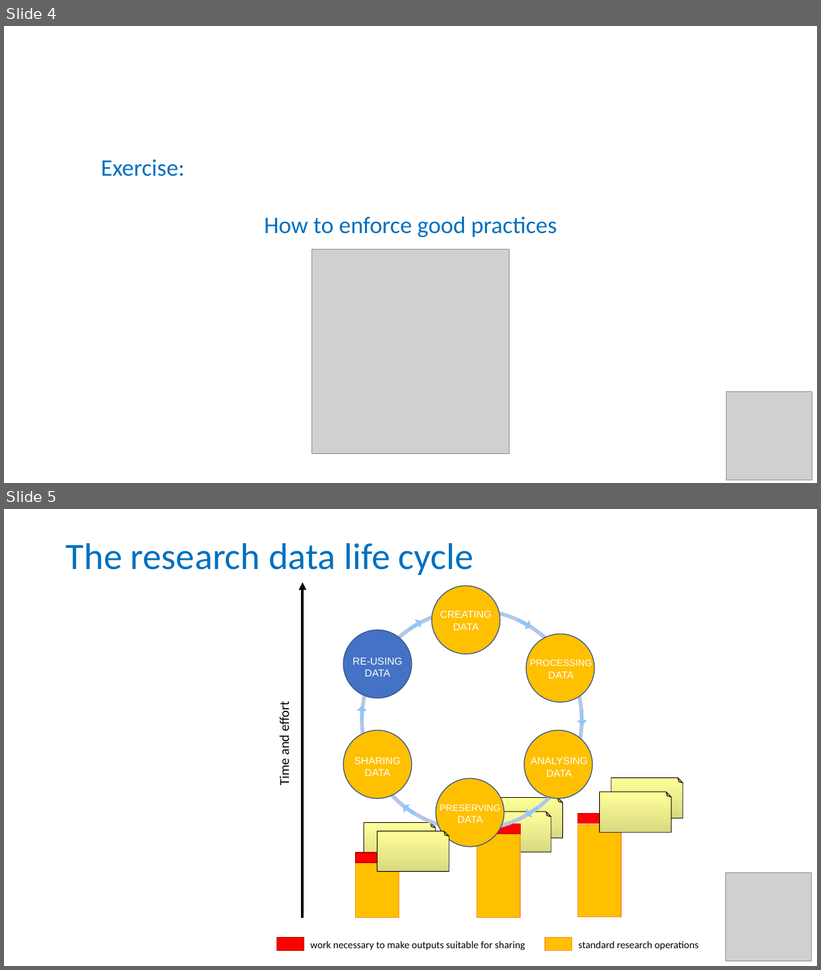
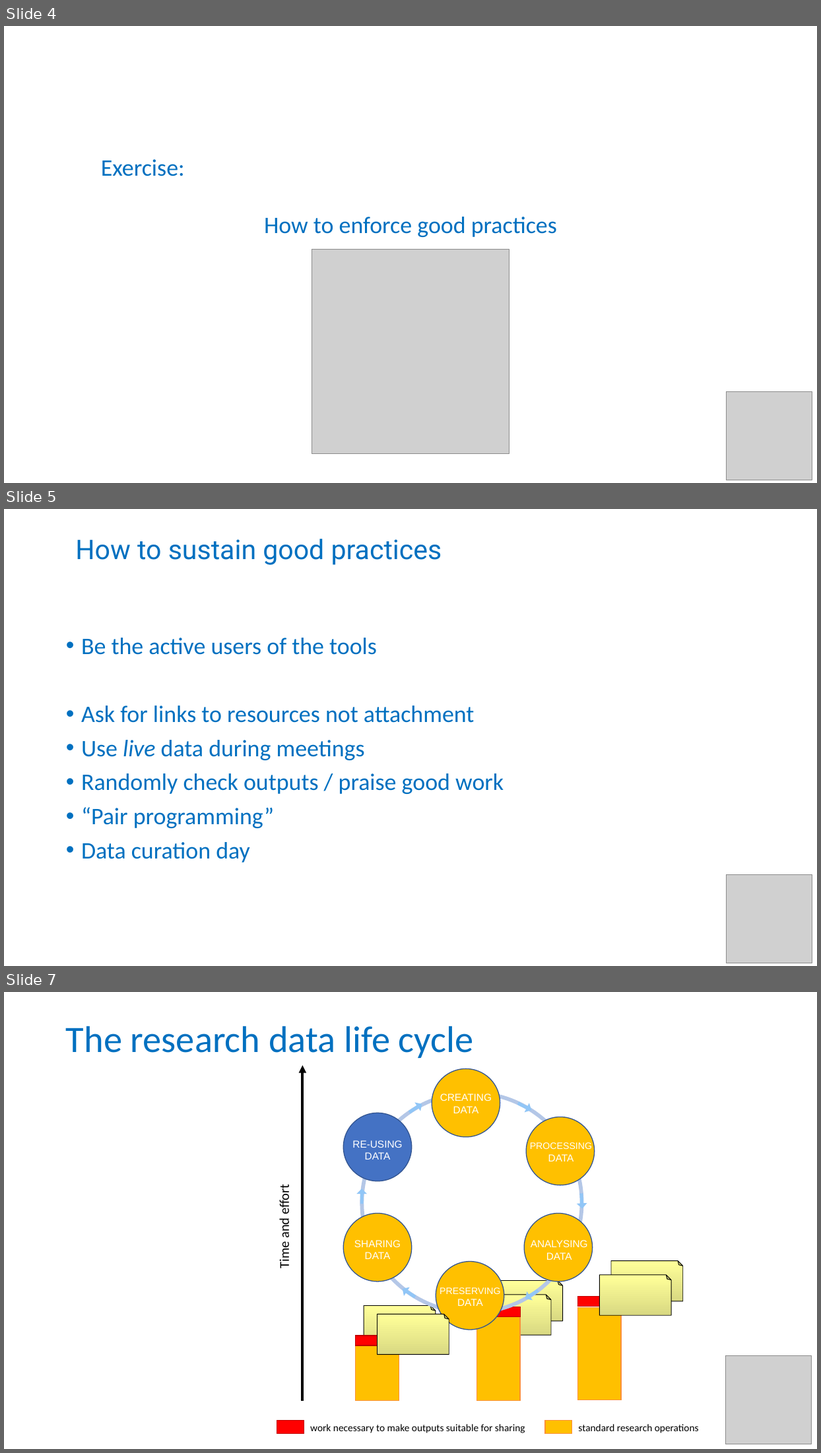
Before and after one commit to tobyhodges/probable-enigma, a slide deck: instructors/06-Wrapping_up.pptx. Shown one above the other, each under a label of ours: slides 4 and 5 before the commit, slides 4, 5 and 7 after it; the slides between them are not shown. The pictures are 821x970 and 821x1453 pixels, drawn with LibreOffice and Linux fonts; fonts in the diff are those of the drawing; grey boxes stand for pictures. Boxes give left, top, right and bottom in pixels: in the first picture for what was removed or moved away, otherwise in the second. Text is boxed around its words. In the diff, an @@ line names an element or a change of style, - is before the commit and + after.

```diff
--- a/instructors/06-Wrapping_up.pptx
+++ b/instructors/06-Wrapping_up.pptx
@@ slide 5 added at box(4, 509, 817, 966), background #FFFFFF @@
@@ text added at box(75, 539, 442, 565), 32 pt, text #0070C0 @@
+How to sustain good practices
@@ text added at box(81, 638, 504, 863), 28 pt, text #0070C0 @@
+• Be the active users of the tools
+• Ask for links to resources not attachment
+• Use live data during meetings
+• Randomly check outputs / praise good work
+• “Pair programming”
+• Data curation day
@@ picture added at box(726, 875, 812, 964) @@
@@ what was slide 5 is now slide 7 @@
```
Also in this commit, not shown: 1 slide changed, 2 other slides added, 5 slides removed, 1 other file.
